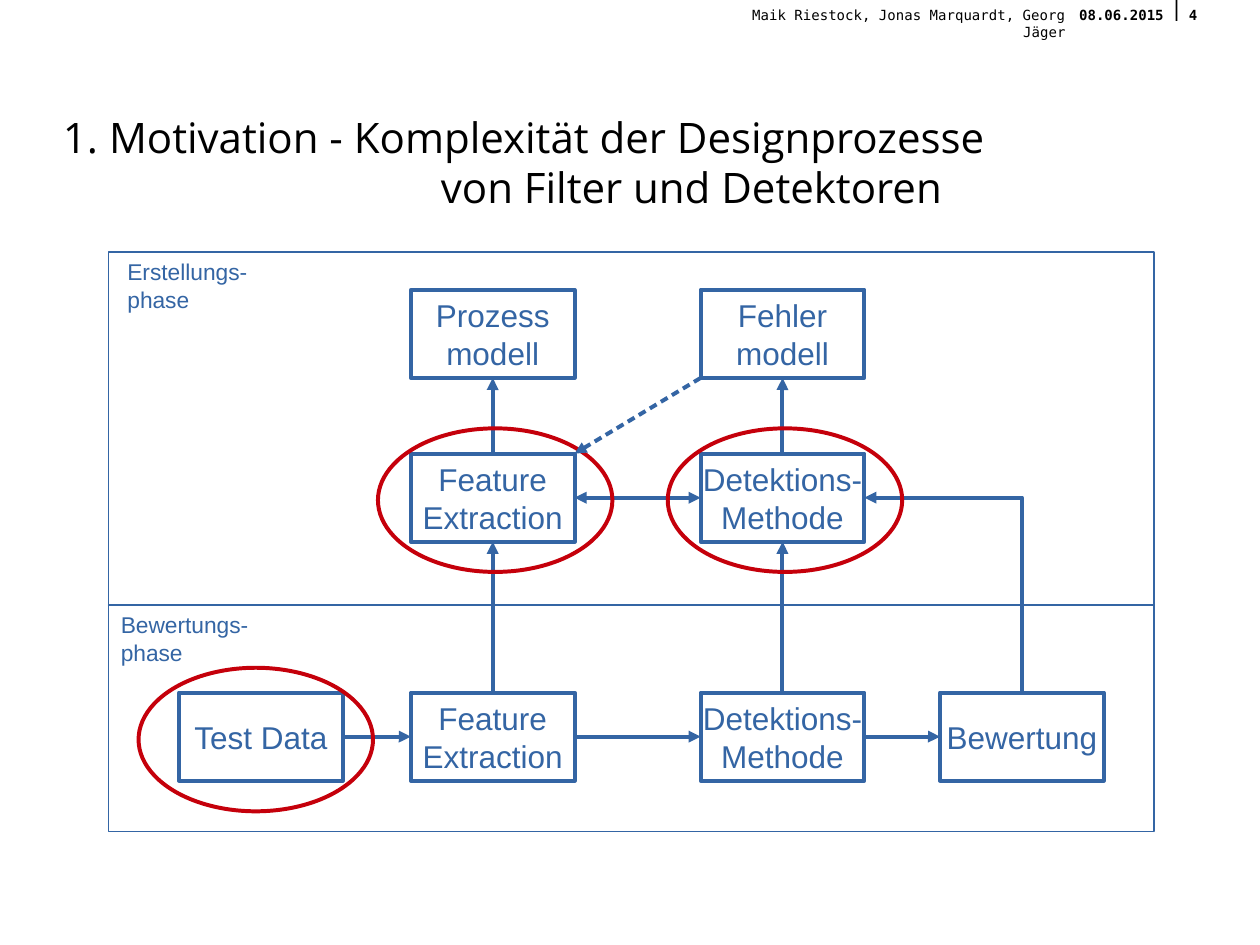
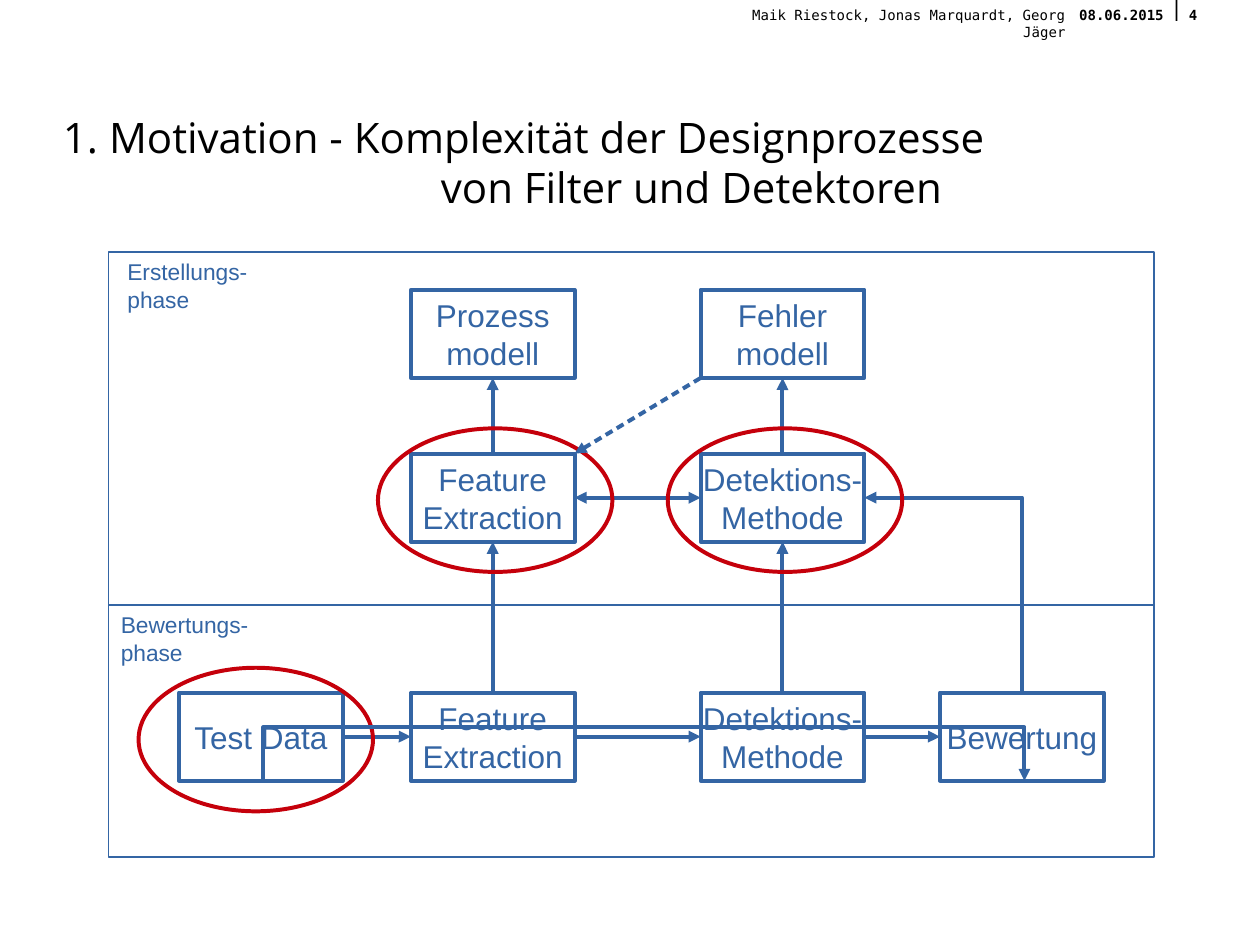
Before and after one commit to querquer/faultframework, a slide deck: slide 4 of Presentation/FinalePraesentationFramework.odp. Drawn at 1260x945 pixels with LibreOffice and Linux fonts; fonts in the diff are those of the drawing; background and template pictures are left out. Boxes give left, top, right and bottom in pixels: in the first picture for what was removed or moved away, otherwise in the second. Text is boxed around its words. In the diff, an @@ line names an element or a change of style, - is before the commit and + after.

```diff
--- a/Presentation/FinalePraesentationFramework.odp
+++ b/Presentation/FinalePraesentationFramework.odp
@@ rectangle: place and size @@
-rectangle at box(108, 605, 1154, 832)
+rectangle at box(108, 605, 1154, 857)
@@ elbow arrow added from (263, 781) to (1024, 781), #3465A4 2.27 pt @@
```
Also in this commit, not shown: 2 other slides changed, 1 slide added.
